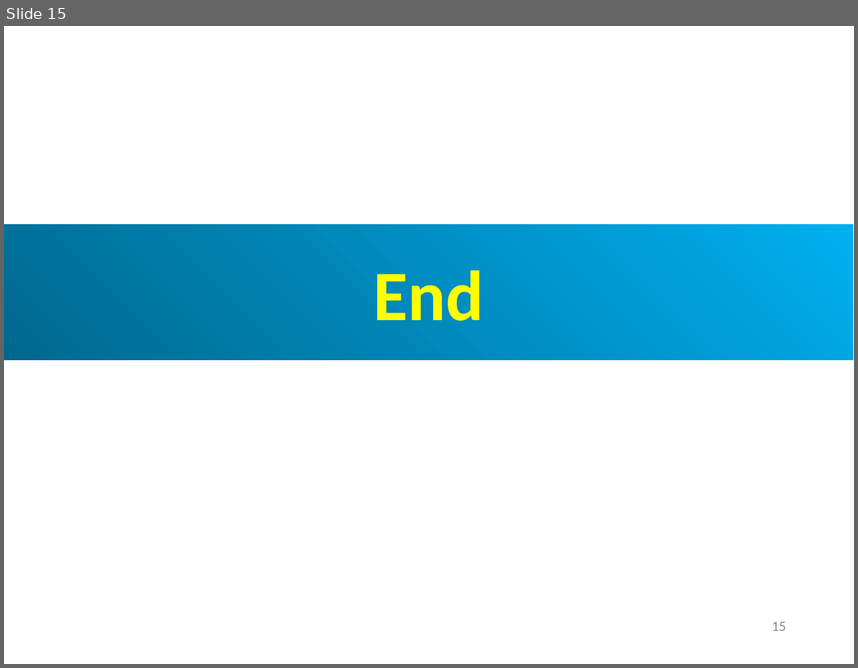
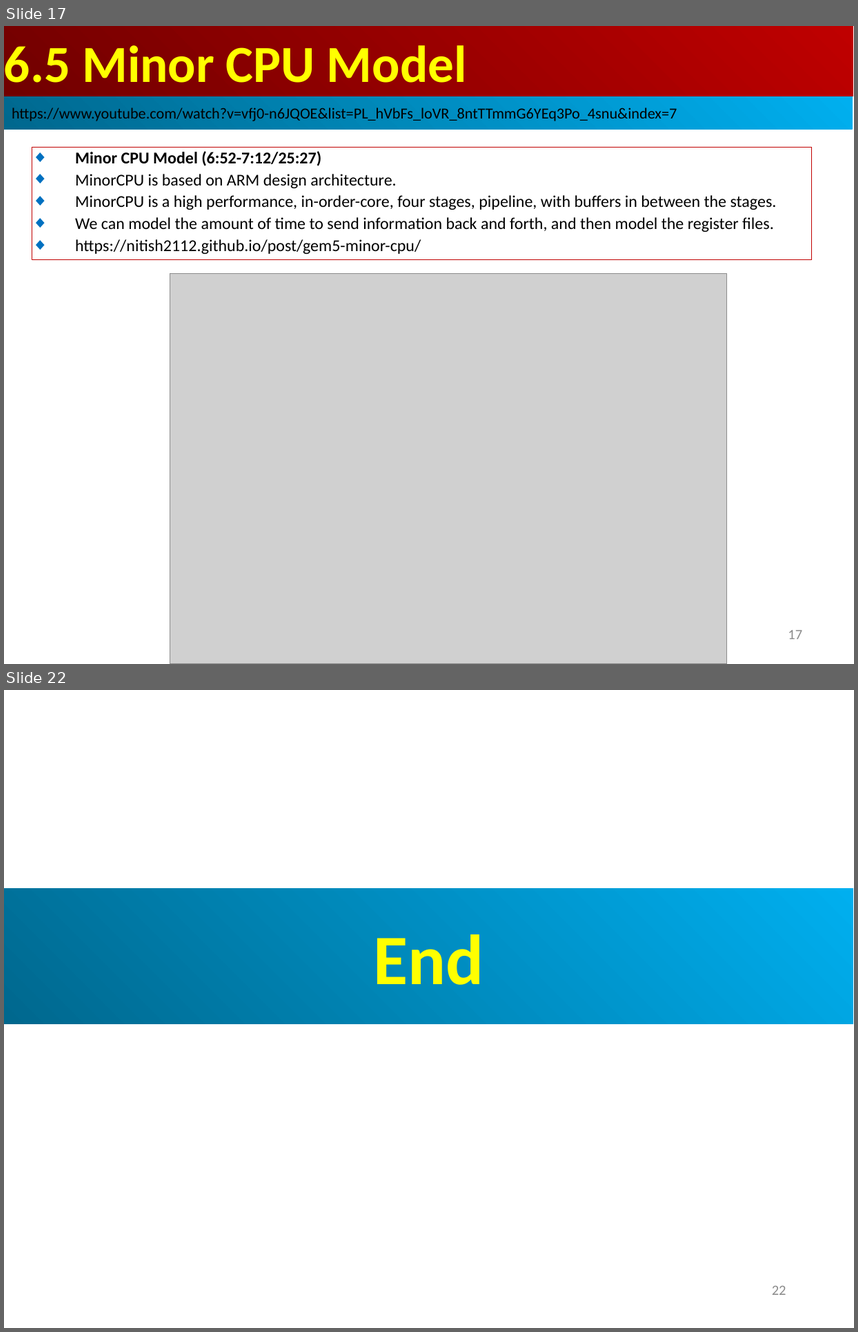
Before and after one commit to peterhchen/AIU_CS850_Gem5_McPAT, a slide deck: 050_Gem5/007.CPUModel/000_Video/007.CPUModel.ppt. Shown one above the other, each under a label of ours: slide 15 before the commit, slides 17 and 22 after it; the slides between them are not shown. The pictures are 858x668 and 858x1332 pixels, drawn with LibreOffice and Linux fonts; fonts in the diff are those of the drawing; grey boxes stand for pictures. Boxes give left, top, right and bottom in pixels: in the first picture for what was removed or moved away, otherwise in the second. Text is boxed around its words. In the diff, an @@ line names an element or a change of style, - is before the commit and + after.

```diff
--- a/050_Gem5/007.CPUModel/000_Video/007.CPUModel.ppt
+++ b/050_Gem5/007.CPUModel/000_Video/007.CPUModel.ppt
@@ slide 17 added at [4,26,854,664], background #FFFFFF @@
@@ rectangle added at [4,26,853,96], fill gradient #BF0000 to #710000, 44 pt, text #FFFF00, bold @@
+6.5 Minor CPU Model
@@ rectangle added at [4,96,853,129], fill gradient #00AFEF to #00688E, 13 pt, text #000000 @@
+https://www.youtube.com/watch?v=vfj0-n6JQOE&list=PL_hVbFs_loVR_8ntTTmmG6YEq3Po_4snu&index=7
@@ rectangle added at [32,147,811,260], outline #C00000 0.74 pt, 14 pt, text #000000 @@
+◆ Minor CPU Model (6:52-7:12/25:27)
+◆ MinorCPU is based on ARM design architecture.
+◆ MinorCPU is a high performance, in-order-core, four stages, pipeline, with buffers in between the stages.
+◆ We can model the amount of time to send information back and forth, and then model the register files.
+◆ https://nitish2112.github.io/post/gem5-minor-cpu/
@@ picture added at [170,274,726,664] @@
@@ page number added at [788,630,802,639], 12 pt, text #8B8B8B @@
+17
@@ what was slide 15 is now slide 22 @@
@@ page number at [772,1285,786,1294]: text changed @@
-15
+22
```
Also in this commit, not shown: 2 slides changed, 6 other slides added.
